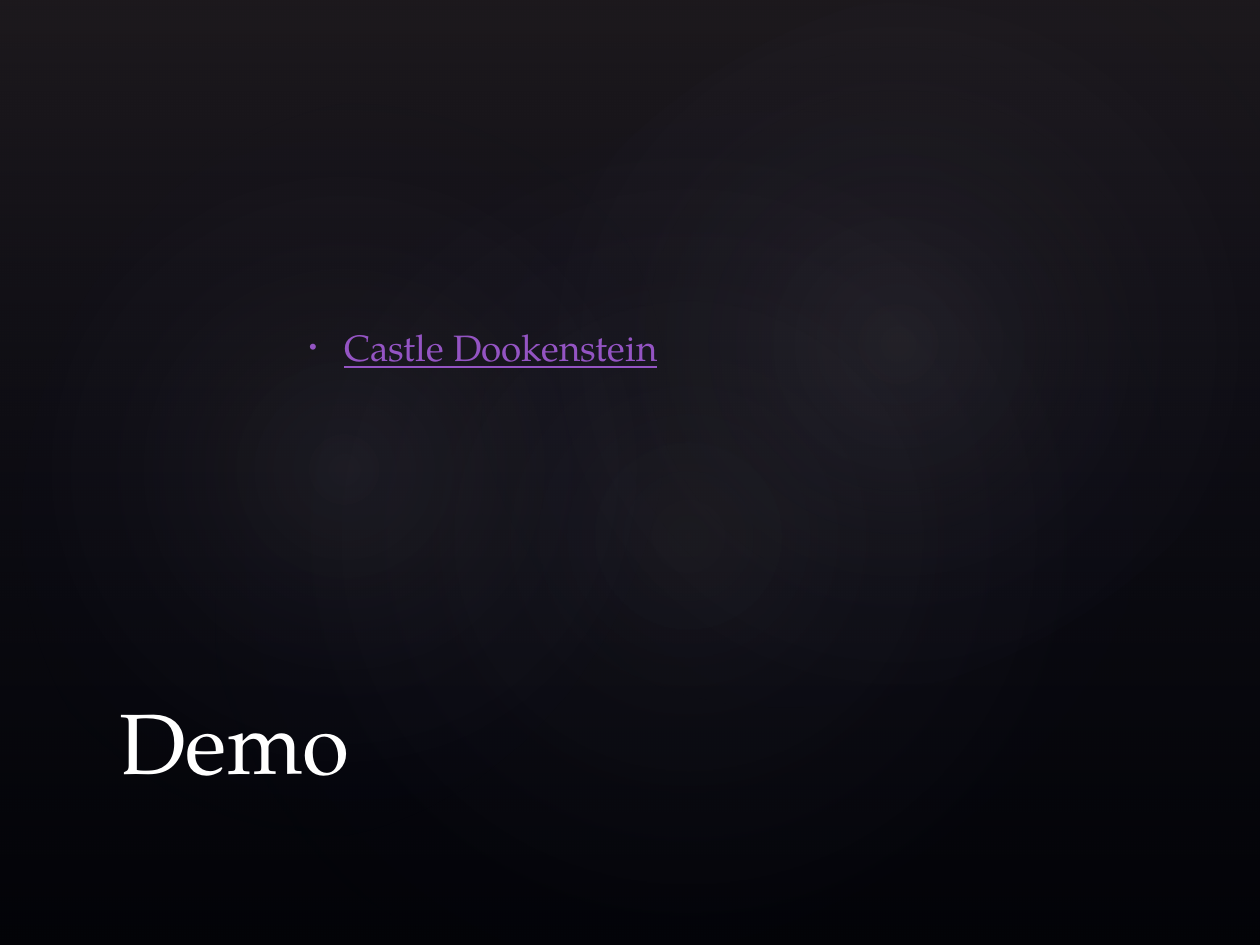
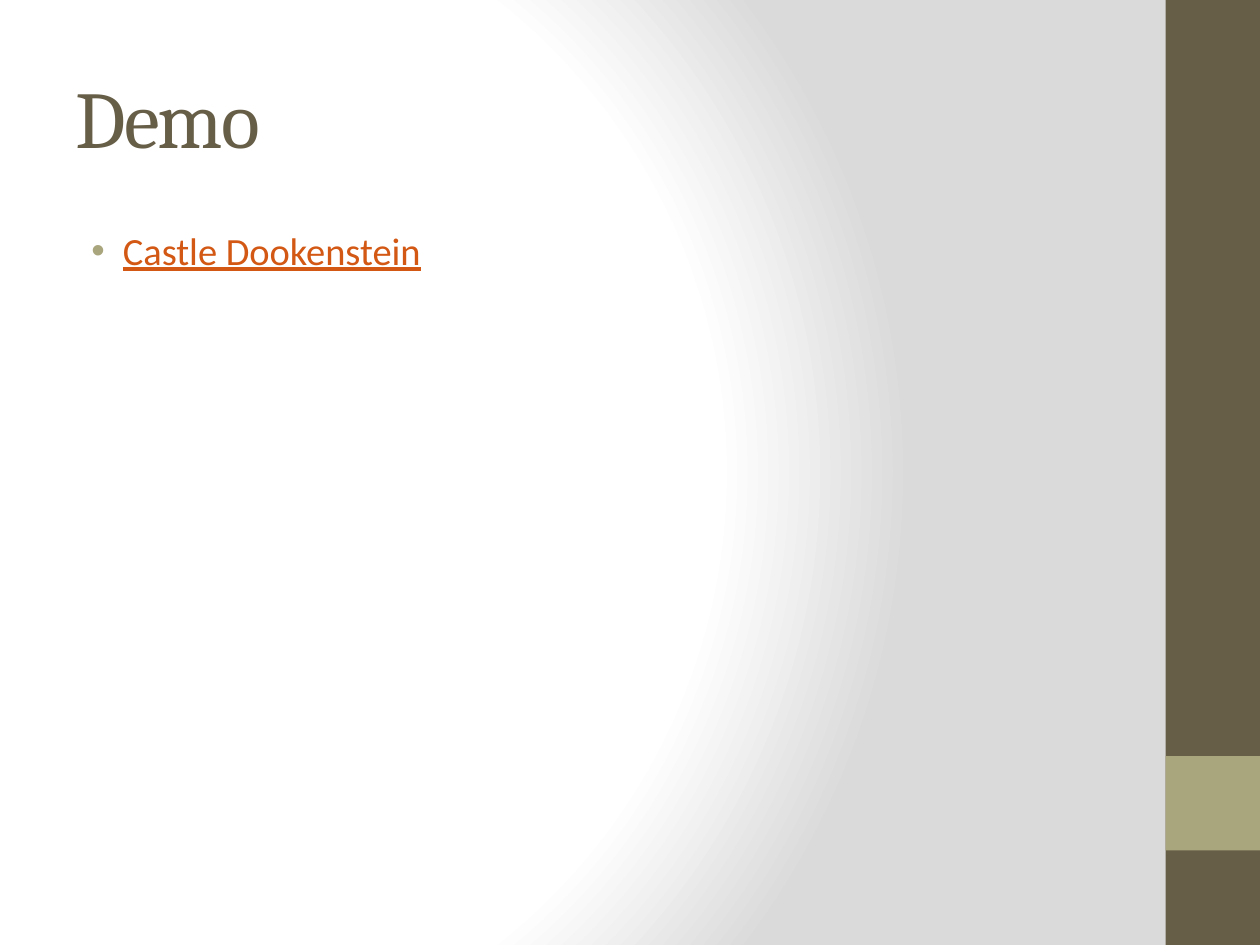
Before and after one commit to richardallred/523RPG, a slide deck: slide 6 of demo.pptx. Drawn at 1260x945 pixels with LibreOffice and Linux fonts; fonts in the diff are those of the drawing; background and template pictures are left out. Boxes give left, top, right and bottom in pixels: in the first picture for what was removed or moved away, otherwise in the second. Text is boxed around its words. In the diff, an @@ line names an element or a change of style, - is before the commit and + after.

Commit message:
changed theme

```diff
--- a/demo.pptx
+++ b/demo.pptx
@@ background picture (left out) to gradient #FFFFFF to #DADADA @@
@@ rectangle removed at (x1=0, y1=0, x2=1260, y2=945) @@
@@ ellipse removed at (x1=0, y1=0, x2=782, y2=945) @@
@@ ellipse removed at (x1=57, y1=0, x2=1260, y2=945) @@
@@ ellipse removed at (x1=346, y1=0, x2=1260, y2=856) @@
@@ rectangle added at (x1=1166, y1=0, x2=1260, y2=945), fill #675E47 @@
@@ title "Demo" moved from (x1=120, y1=714, x2=350, y2=776) to (x1=76, y1=94, x2=261, y2=149) @@
@@ title "Demo" at (x1=76, y1=94, x2=261, y2=149): size 49 to 46 pt, font TeX Gyre Pagella to Cambria, text colour #FFFFFF to #675E47, letter spacing 0 to -1 pt; vertical alignment bottom to middle @@
@@ text "Castle Dookenstein" moved from (x1=344, y1=334, x2=657, y2=368) to (x1=123, y1=238, x2=421, y2=271) @@
@@ text "Castle Dookenstein" at (x1=123, y1=238, x2=421, y2=271): size 21 to 22 pt, font TeX Gyre Pagella to Calibri, text colour #9454C3 to #D25814; indent changed; vertical alignment middle to top @@
@@ rectangle added at (x1=1166, y1=756, x2=1260, y2=850), fill #A9A57C @@
```
Also in this commit, not shown: 5 other slides changed.
